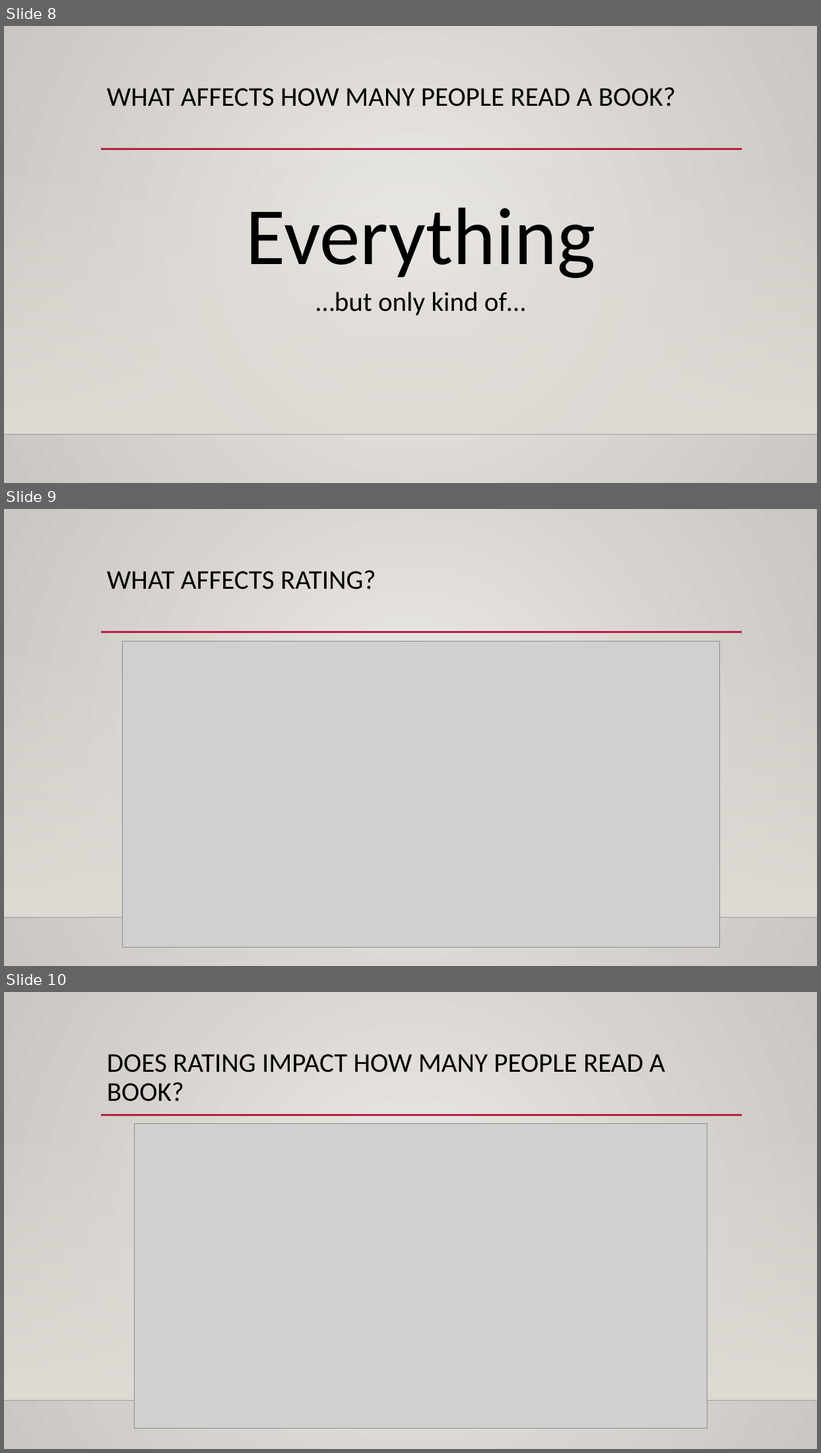
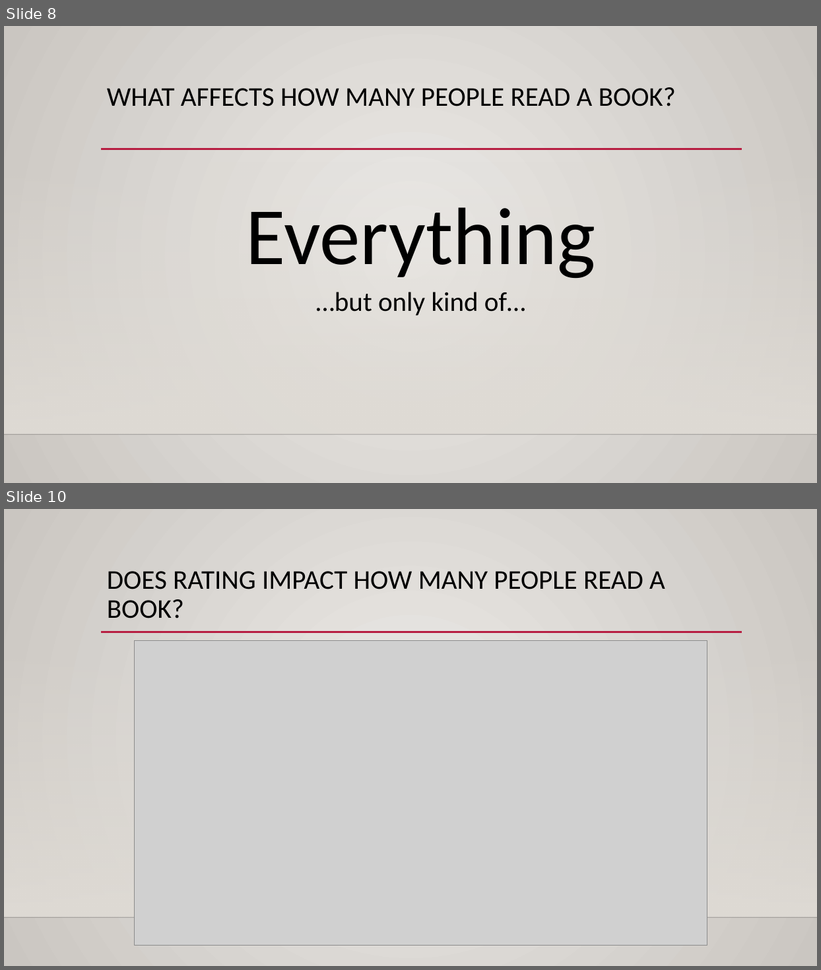
Before and after one commit to benwitte/goodreads, a slide deck: Goodreads_Presentation.pptx. Shown one above the other, each under a label of ours: slides 8, 9 and 10 before the commit, slides 8 and 10 after it; the slides between them are not shown. The pictures are 821x1453 and 821x970 pixels, drawn with LibreOffice and Linux fonts; fonts in the diff are those of the drawing; grey boxes stand for pictures; background and template pictures are left out. Boxes give left, top, right and bottom in pixels: in the first picture for what was removed or moved away, otherwise in the second. Text is boxed around its words. In the diff, an @@ line names an element or a change of style, - is before the commit and + after.

```diff
--- a/Goodreads_Presentation.pptx
+++ b/Goodreads_Presentation.pptx
@@ slide 9 removed at [4,509,817,966], background gradient #ECEAE7 to #CAC7C1; not listed: 3 template elements that a slide beside it also shows @@
@@ title removed at [107,570,376,590] @@
-WHAT AFFECTS RATING?
@@ picture removed at [122,642,719,948] @@
```
Also in this commit, not shown: 3 slides changed, 4 slides added, 2 other slides removed, 1 other file.
